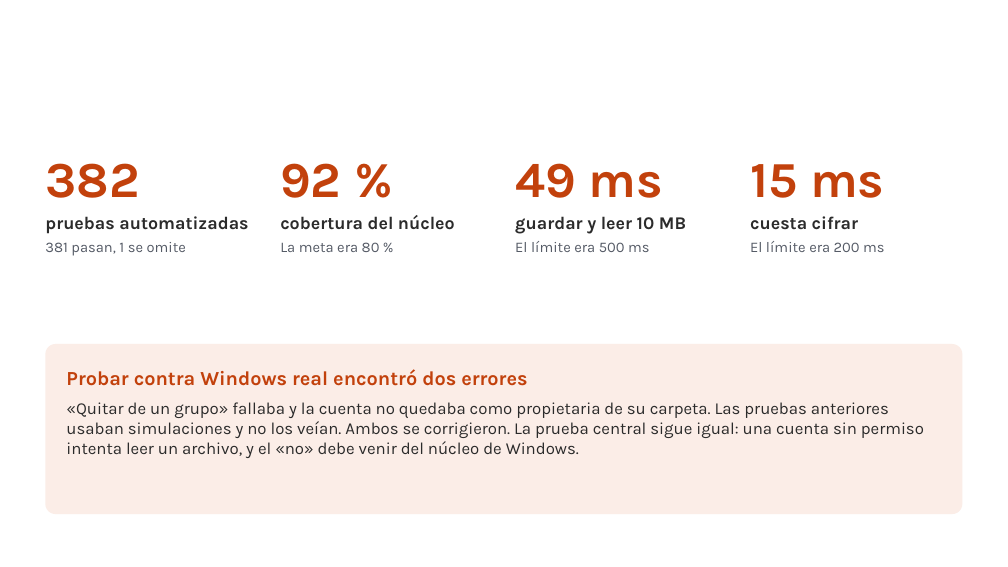
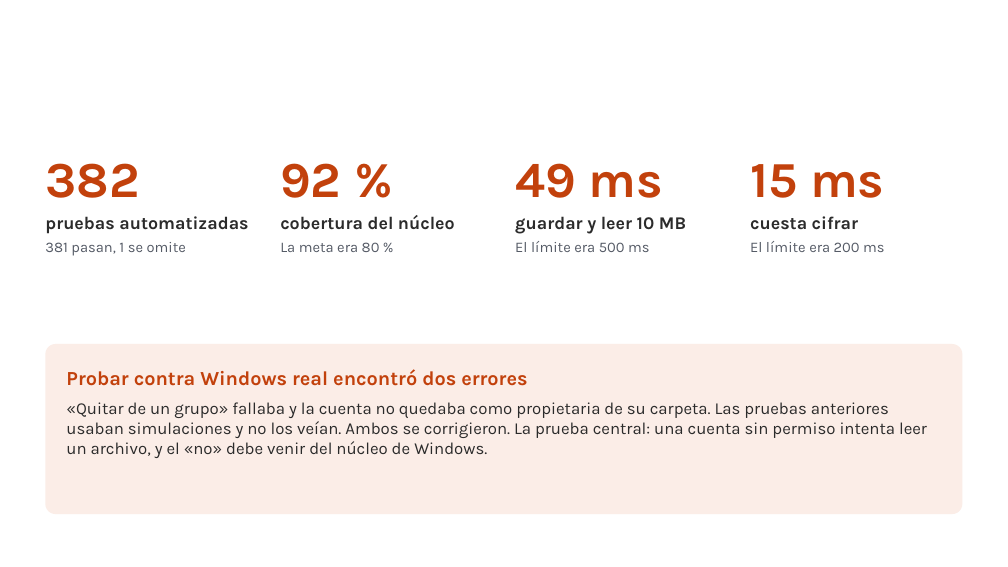
Before and after one commit to yanni2327/custodia, a slide deck: slide 12 of docs/Custodia_charla_TED.pptx (slide 9 before the commit). Drawn at 1008x567 pixels with LibreOffice and Linux fonts; fonts in the diff are those of the drawing; background and template pictures are left out. Boxes give left, top, right and bottom in pixels: in the first picture for what was removed or moved away, otherwise in the second. Text is boxed around its words. In the diff, an @@ line names an element or a change of style, - is before the commit and + after.

```diff
--- a/docs/Custodia_charla_TED.pptx
+++ b/docs/Custodia_charla_TED.pptx
@@ text at (x1=66, y1=402, x2=927, y2=458): text changed @@
-«Quitar de un grupo» fallaba y la cuenta no quedaba como propietaria de su carpeta. Las pruebas anteriores usaban simulaciones y no los veían. Ambos se corrigieron. La prueba central sigue igual: una cuenta sin permiso intenta leer un archivo, y el «no» debe venir del núcleo de Windows.
+«Quitar de un grupo» fallaba y la cuenta no quedaba como propietaria de su carpeta. Las pruebas anteriores usaban simulaciones y no los veían. Ambos se corrigieron. La prueba central: una cuenta sin permiso intenta leer un archivo, y el «no» debe venir del núcleo de Windows.
```
Also in this commit, not shown: 8 other slides changed, 4 slides added, 1 other file.
